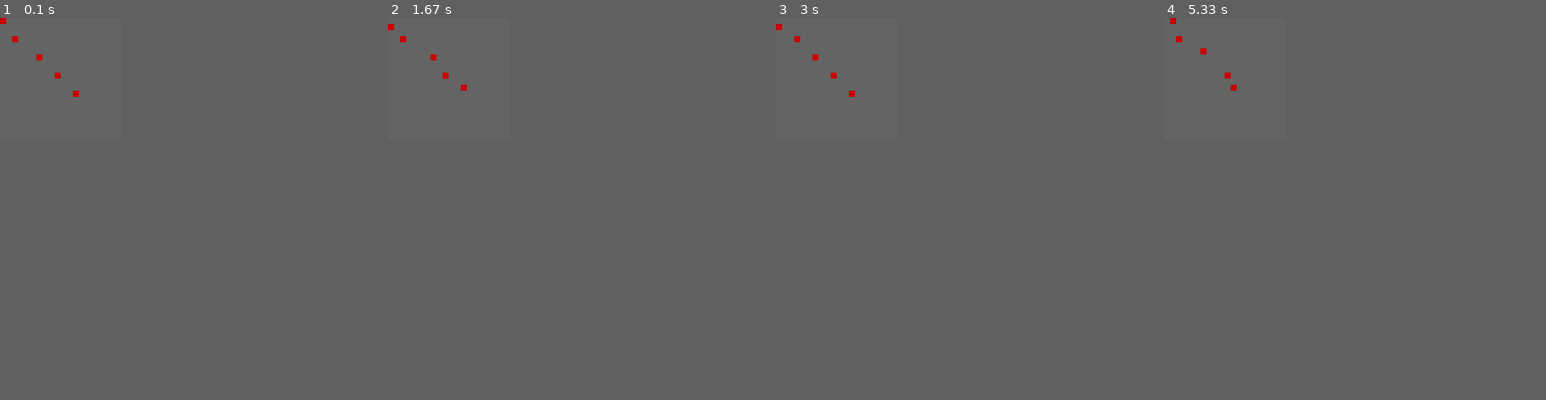
Above: before the commit, frames 1-4 (left to right).
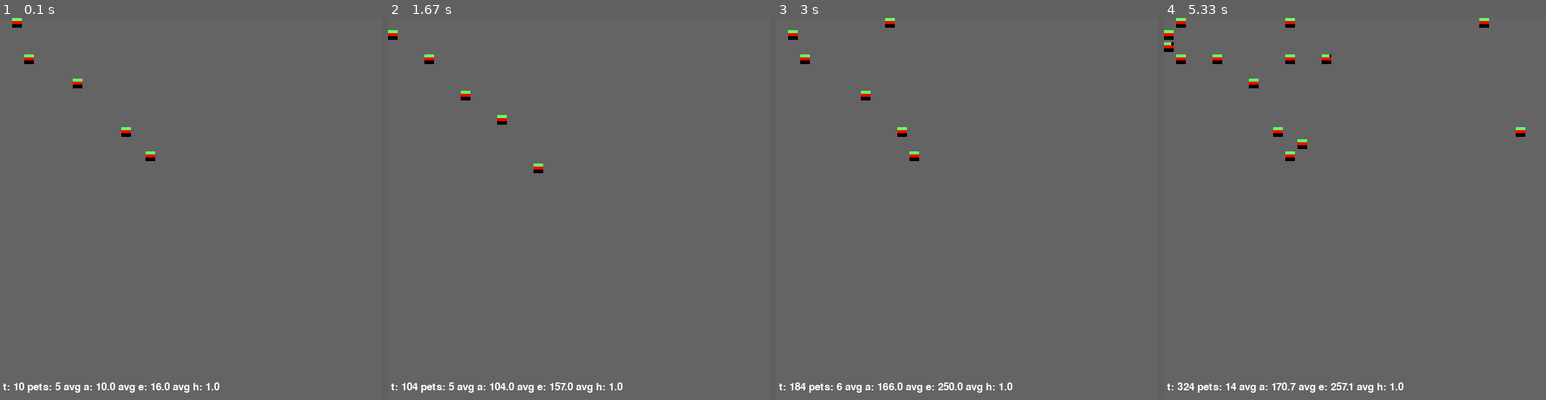
Above: after the commit, the same moments.

Repository: maltelenz/simpet
Game: pygame game, started from world.py
Two runs of this game, one before a commit and one after it. Both use one fixed random seed, a clock stepped at 60 frames per second and the inputs below. The source is Python 2; it was converted automatically to run under Python 3.
Inputs:
- Up to frame 1 (0.1 s): no input
- Up to frame 2 (1.67 s): no input
- Up to frame 3 (3 s): no input
- Up to frame 4 (5.33 s): no input
In our replay, the window is 200x200 before the commit and 630x630 after it. These sizes can differ from the game's own. Grey fills any space a smaller window leaves; there, only what the larger window draws over its background counts as a difference.

The runs differ from the first frame. In frame 1, 0.9% of the frame differs, in the area x 0-58%, y 0-99%; in frame 2, 1.0%; in frame 3, 1.0%; in frame 4, 1.5%, in the area x 0-95%, y 0-99%.

Commit message:
More visualization. Bug fixes in behaviour. Started work on balancing.

Diff:
--- a/pet.py
+++ b/pet.py
@@ -1,6 +1,8 @@
 from settings import *
 
 import random
+import pygame
+
 
 class Pet(object):
     def __init__(self, posx, posy, program, defense, speed, attack, gather):
@@ -36,6 +38,10 @@
 
         # Current execution place
         self.ctr = 0
+
+        self.age = 0
+
+
     def init_reproduction(self):
         self.reproduction = ["EMPTY"] * random.randint(
                             len(self.program) - 10,
@@ -50,6 +56,9 @@
     def get_attack(self):
         return self.attack
 
+    def do_attack(self):
+        self.health = max(self.health + ATTACK_HEALTH_INCREASE, 1)
+
     def is_gestating(self):
         return self.gestating
 
@@ -59,7 +68,7 @@
         self.energy -= ENERGY_DRAIN
 
         # Increase health by constant healing
-        self.health += HEALING_GAIN
+        self.health = min(self.health + HEALING_GAIN, 1)
 
         # Do continuous conversion of gathered resources into energy
         self.convert_resources()
@@ -69,8 +78,16 @@
             self.gestation_left -= 1
             if self.gestation_left == 0:
                 # The offspring is ready to be born
-                callback(self, "OffspringReady")
-                self.init_reproduction()
+                if callback(self, "OffspringReady"):
+                    # Born successfully
+                    self.init_reproduction()
+        elif random.random() < SELF_WRITE_RATIO:
+            try:
+                random_pointer = random.randint(0, min(len(self.program) - 1, len(self.reproduction) - 1))
+                self.write_reproduction((random_pointer, self.program[random_pointer]))
+            except ValueError:
+                # program or reproduction is 0-length
+                pass
 
         # Execute the instruction
         instruction = self.program[self.ctr]
@@ -110,6 +127,8 @@
         if self.ctr == len(self.program):
             self.ctr = 0
 
+        self.age += 1
+
     def convert_resources(self):
         wood_energy = max(WOOD_CONVERSION, 0)
         self.wood -= wood_energy
@@ -174,3 +193,20 @@
             self.reproduction[write[0]] = random.choice(INSTRUCTIONS)
         if "EMPTY" not in self.reproduction:
             self.gestate()
+
+    def graphic(self, size):
+        drawsize = size - 4
+        bar_health = pygame.Surface((drawsize * self.health, drawsize/3))
+        bar_energy = pygame.Surface((drawsize * min(self.energy, 1), drawsize/3))
+        bar_gest = pygame.Surface((drawsize, drawsize/3))
+
+        bar_health.fill((100, 255, 100))
+        bar_energy.fill((100, 100, 255))
+        bar_energy.fill((255, 0, 0))
+
+        block = pygame.Surface((drawsize, drawsize))
+        block.fill((0, 0, 0))
+        block.blit(bar_health, (0, 0))
+        block.blit(bar_energy, (0, drawsize/3))
+        block.blit(bar_gest, (0, 2*drawsize/3))
+        return block
--- a/pygameworld.py
+++ b/pygameworld.py
@@ -8,12 +8,11 @@
     def __init__(self, world):
         pygame.init()
 
-        (self.width, self.height) = (DRAW_FACTOR * world.xsize, DRAW_FACTOR * world.ysize)
+        (self.width, self.height) = (DRAW_FACTOR * world.xsize + 30, DRAW_FACTOR * world.ysize + 30)
         self.size = (self.width, self.height)
         self.bg = (100, 100, 100)
 
         self.screen = pygame.display.set_mode(self.size)
-
 
     def handle_events(self):
         for event in pygame.event.get():
@@ -22,8 +21,18 @@
 
     def draw(self, world):
         self.screen.fill(self.bg)
-        red_block = pygame.Surface((DRAW_FACTOR, DRAW_FACTOR))
-        red_block.fill((200, 0, 0))
         for p in world.pets:
-            self.screen.blit(red_block, [DRAW_FACTOR * el for el in p.get_pos()])
+            self.screen.blit(p.graphic(DRAW_FACTOR), [DRAW_FACTOR * el for el in p.get_pos()])
+        # Update stats at bottom of screen
+
+        string = "t: " + str(world.time) +\
+                    " pets: " + str(len(world.pets)) +\
+                    " avg a: " + str(world.average_age()) +\
+                    " avg e: " + str(world.average_energy()) +\
+                    " avg h: " + str(world.average_health())
+        font = pygame.font.Font(None, 25)
+        text = font.render(string, 1, (255, 255, 255 ))
+
+        self.screen.blit(text, (5, DRAW_FACTOR * world.ysize))
+
         pygame.display.flip()
--- a/settings.py
+++ b/settings.py
@@ -2,18 +2,21 @@
 HEALTH_GAIN_BY_SLEEP = 0.01
 
 # Absolute energy amount drained for each step
-ENERGY_DRAIN = 0.01
+ENERGY_DRAIN = 0.05
 
 HEALING_GAIN = 0.01
 
+# Increase in health when attacking someone
+ATTACK_HEALTH_INCREASE = 0.05
+
 # Absolute gain in capabilities
-DEFENSE_GAIN = 0.01
+DEFENSE_GAIN = 0.02
 SPEED_GAIN = 0.01
-ATTACK_GAIN = 0.01
+ATTACK_GAIN = 0.02
 GATHER_GAIN = 0.01
 
 # Conversion factors for resources
-SUN_CONVERSION = 0.005
+SUN_CONVERSION = 0.001
 WOOD_CONVERSION = 0.5
 STONE_CONVERSION = 0.05
 FRUIT_CONVERSION = 1
@@ -24,12 +27,16 @@
 FRUIT_GATHER_SPEED = 3
 
 # Resource availability
-MAX_WOOD = 10
-MAX_STONE = 100
-MAX_FRUIT = 2
+MAX_WOOD = 0.5
+MAX_STONE = 5
+MAX_FRUIT = 0.1
 
 # Rate of reproduction write scrambling
-MUTATION_RATE = 0.01
+MUTATION_RATE = 0.05
+
+# Percentage/100 of time steps a write happens
+# to the own reproduction storage
+SELF_WRITE_RATIO = 0.01
 
 
 INSTRUCTIONS = [
@@ -40,4 +47,4 @@
         "MoveDown", "MoveLeft", "MoveRight"
     ]
 
-DRAW_FACTOR = 10
+DRAW_FACTOR = 20
--- a/world.py
+++ b/world.py
@@ -1,5 +1,6 @@
 import random
 from time import sleep
+from copy import deepcopy
 
 from utilities import *
 from settings import *
@@ -16,9 +17,9 @@
         self.time = 0
 
         # Generate an initial set of resources
-        self.wood = [[random.randint(0, MAX_WOOD) for x in range(xsize)] for y in range(ysize)]
-        self.stone = [[random.randint(0, MAX_STONE) for x in range(xsize)] for y in range(ysize)]
-        self.fruit = [[random.randint(0, MAX_FRUIT) for x in range(xsize)] for y in range(ysize)]
+        self.wood = [[random.random() * MAX_WOOD for x in range(xsize)] for y in range(ysize)]
+        self.stone = [[random.random() * MAX_STONE for x in range(xsize)] for y in range(ysize)]
+        self.fruit = [[random.random() * MAX_FRUIT for x in range(xsize)] for y in range(ysize)]
 
 
     def step(self):
@@ -34,8 +35,13 @@
 
         # Trigger a step in each of the pets
         # TODO iterate over randomized self.pets
+        newpets = []
         for p in self.pets:
             p.step(self.callback)
+            if p.health > 0 and p.energy > 0:
+                newpets.append(deepcopy(p))
+
+        self.pets = newpets
 
         self.time += 1
 
@@ -59,6 +65,7 @@
             attack_strength = pet.get_attack()
             for p in self.neighbors(pet_position):
                 p.defend(attack_strength)
+                pet.do_attack()
 
         # Move
         elif action == "MoveUp":
@@ -83,7 +90,7 @@
                         p.write_reproduction(pet.mate(free_spaces))
 
         elif action == "OffspringReady":
-            self.new_pet(pet)
+            return self.new_pet(pet)
 
     def neighbors(self, position):
         return [n for n in self.pets if are_neighbors(n.get_pos(), position)]
@@ -95,34 +102,61 @@
 
     # Check if there are resources available at a position
     def has_wood(self, position):
-        return self.wood[position[0]][position[1]]
+        return self.wood[position[0]][position[1]] > 0
 
     def has_stone(self, position):
-        return self.stone[position[0]][position[1]]
+        return self.stone[position[0]][position[1]] > 0
 
     def has_fruit(self, position):
-        return self.fruit[position[0]][position[1]]
+        return self.fruit[position[0]][position[1]] > 0
 
     # Detract resources when they are gathered
     def detract_wood(self, position, amount):
-        self.wood[position[0]][position[1]] -= amount
+        self.wood[position[0]][position[1]] = max(self.wood[position[0]][position[1]] - amount, 0)
 
     def detract_stone(self, position, amount):
-        self.stone[position[0]][position[1]] -= amount
+        self.stone[position[0]][position[1]] = max(self.stone[position[0]][position[1]] - amount, 0)
 
     def detract_fruit(self, position, amount):
-        self.fruit[position[0]][position[1]] -= amount
+        self.fruit[position[0]][position[1]] = max(self.fruit[position[0]][position[1]] - amount, 0)
 
     def new_pet(self, parent):
-        self.pets.append(Pet(
-                parent.posx,
-                parent.posy,
-                parent.reproduction,
-                parent.defense * random.uniform(0.8, 1.2),
-                parent.speed * random.uniform(0.8, 1.2),
-                parent.attack * random.uniform(0.8, 1.2),
-                parent.gather * random.uniform(0.8, 1.2)
-            ))
+        possible_new_pos = [pos for pos in [
+                        (parent.posx + 1, parent.posy),
+                        (parent.posx - 1, parent.posy),
+                        (parent.posx, parent.posy + 1),
+                        (parent.posx, parent.posy - 1)
+                    ] if self.possible_target_position(pos)]
+
+        if possible_new_pos != []:
+            actual_new_pos = random.choice(possible_new_pos)
+            self.pets.append(Pet(
+                    actual_new_pos[0],
+                    actual_new_pos[1],
+                    parent.reproduction,
+                    parent.defense * random.uniform(0.8, 1.2),
+                    parent.speed * random.uniform(0.8, 1.2),
+                    parent.attack * random.uniform(0.8, 1.2),
+                    parent.gather * random.uniform(0.8, 1.2)
+                ))
+            return True
+        return False
+
+    def average_age(self):
+        ages = [p.age for p in self.pets]
+        return round(float(sum(ages))/len(ages), 1)
+
+    def average_energy(self):
+        energies = [p.energy for p in self.pets]
+        return round(float(sum(energies))/len(energies), 1)
+
+    def average_health(self):
+        healths = [p.health for p in self.pets]
+        return round(float(sum(healths))/len(healths), 1)
+
+
+    def oldest(self):
+        return max([p.age for p in self.pets])
 
     def ascii_map(self):
         res = ""
@@ -152,8 +186,8 @@
         random.shuffle(lst)
         return lst
 
-    pets = [Pet(x*3, x*3, shuffled_instructions(), 1, 1, 1, 1) for x in range(5)]
-    w = World(20, 20, pets)
+    pets = [Pet(x*3, x*3, shuffled_instructions(), 0.1, 1, 0.1, 1) for x in range(5)]
+    w = World(30, 30, pets)
 
     w.create_canvas()
 
@@ -161,6 +195,8 @@
         w.step()
         w.update_canvas()
         w.handle_events()
-        sleep(0.1)
+        print("wood " + str(sum([sum(x) for x in w.wood])) +\
+            " stone " + str(sum([sum(x) for x in w.stone])) +\
+            " fruit " + str(sum([sum(x) for x in w.fruit])))
 
     print w.ascii_map()
